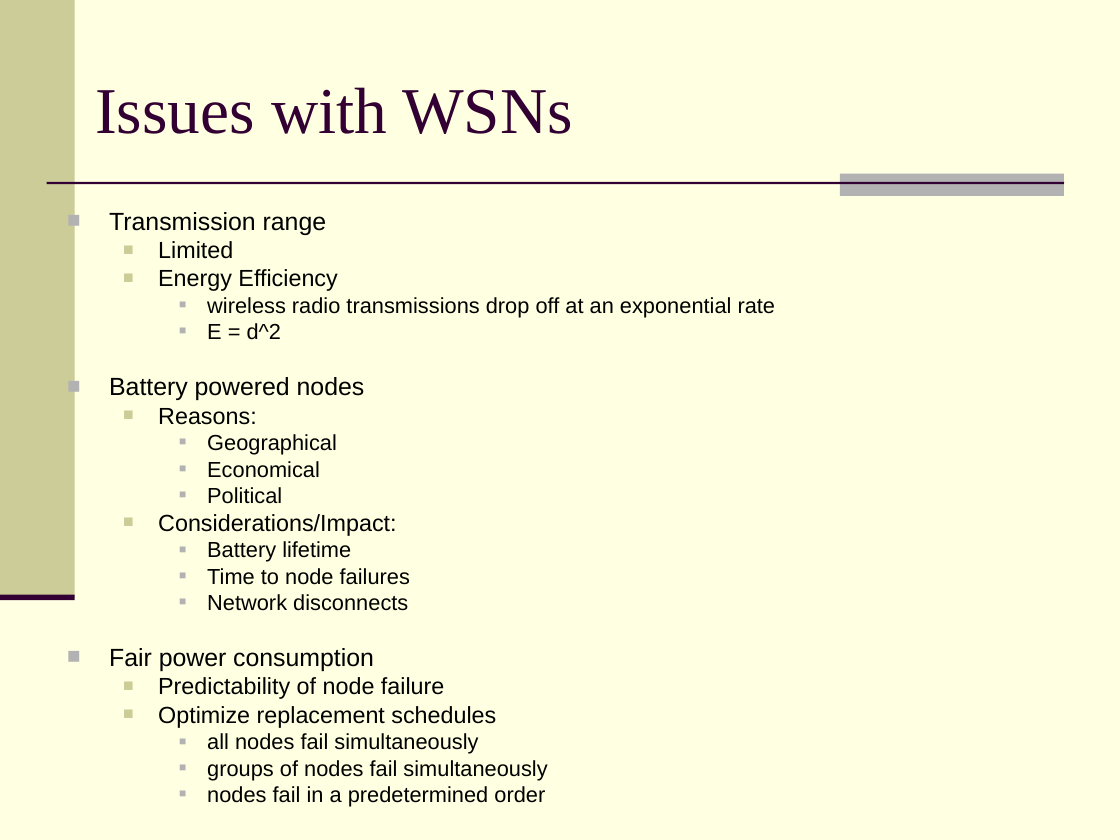
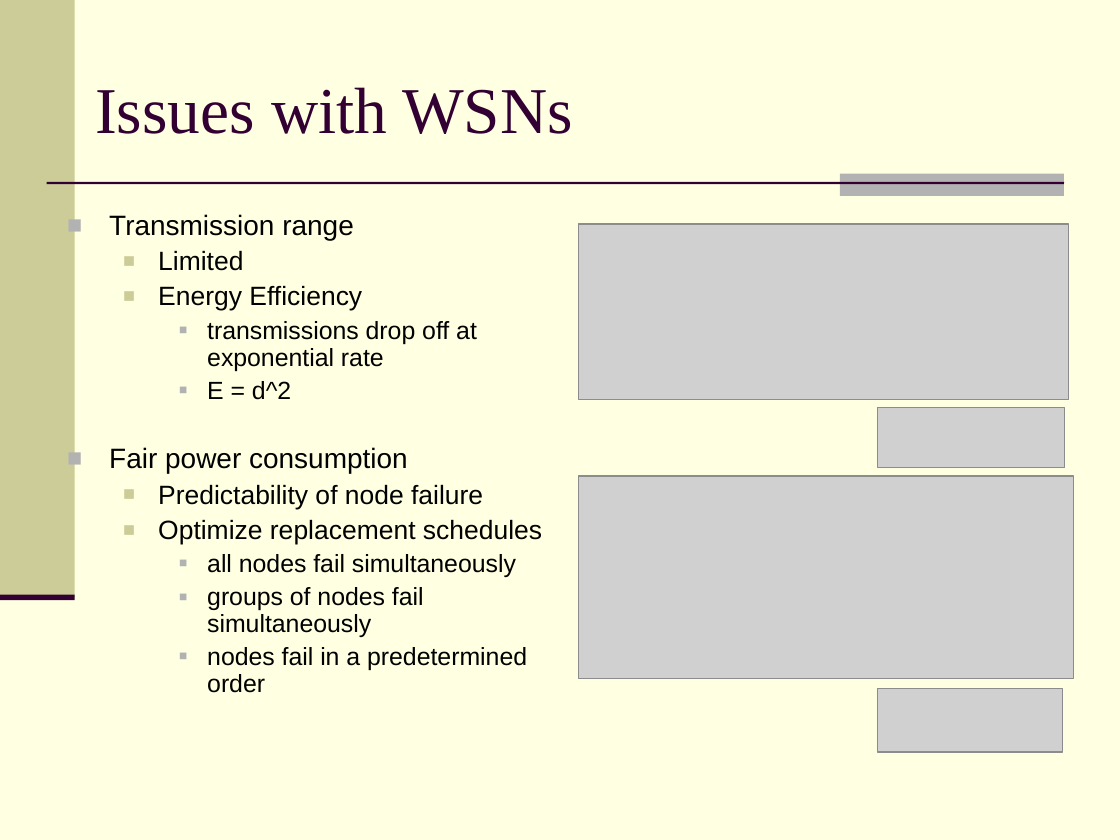
Before and after one commit to feltenberger/cmsc-641-fsmt, a slide deck: slide 5 of Paper/Presentation/Fair, Energy-aware Connectivity in Wireless Sensor Networks.ppt (slide 4 before the commit). Drawn at 1120x840 pixels with LibreOffice and Linux fonts; fonts in the diff are those of the drawing; grey boxes stand for pictures. Boxes give left, top, right and bottom in pixels: in the first picture for what was removed or moved away, otherwise in the second. Text is boxed around its words. In the diff, an @@ line names an element or a change of style, - is before the commit and + after.

```diff
--- a/Paper/Presentation/Fair, Energy-aware Connectivity in Wireless Sensor Networks.ppt
+++ b/Paper/Presentation/Fair, Energy-aware Connectivity in Wireless Sensor Networks.ppt
@@ text at [109,214,542,693]: size 16 to 18 pt in "Transmission range", "Fair power consumption"; size 15 to 17 pt in "Limited", "Energy Efficiency", "Predictability of node failure", "Optimize replacement schedules"; size 14 to 16 pt in "E = d^2", "all nodes fail simultaneously", "groups of nodes fail simultaneously", "nodes fail in a predetermined order"; line spacing 0.8 to 0.9 @@
@@ picture added at [579,224,1068,400] @@
@@ text at [207,321,477,371]: text changed; size 14 to 16 pt @@
-    ■ wireless radio transmissions drop off at an exponential rate
+    ■ transmissions drop off at exponential rate
@@ picture added at [877,408,1064,468] @@
@@ picture added at [579,476,1074,679] @@
@@ text at [207,541,410,611]: paragraphs removed @@
-■ Battery powered nodes
-  ■ Reasons:
-    ■ Geographical
-    ■ Economical
-    ■ Political
-  ■ Considerations/Impact:
-    ■ Battery lifetime
-    ■ Time to node failures
-    ■ Network disconnects
@@ picture added at [877,689,1062,753] @@
```
Also in this commit, not shown: 2 other slides changed, 2 slides added, 1 slide removed.
